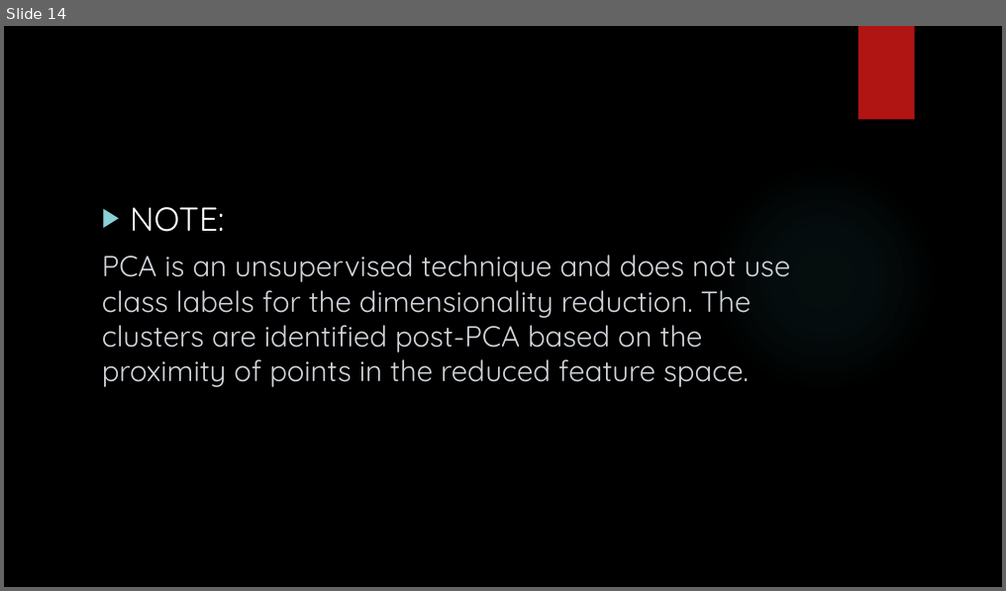
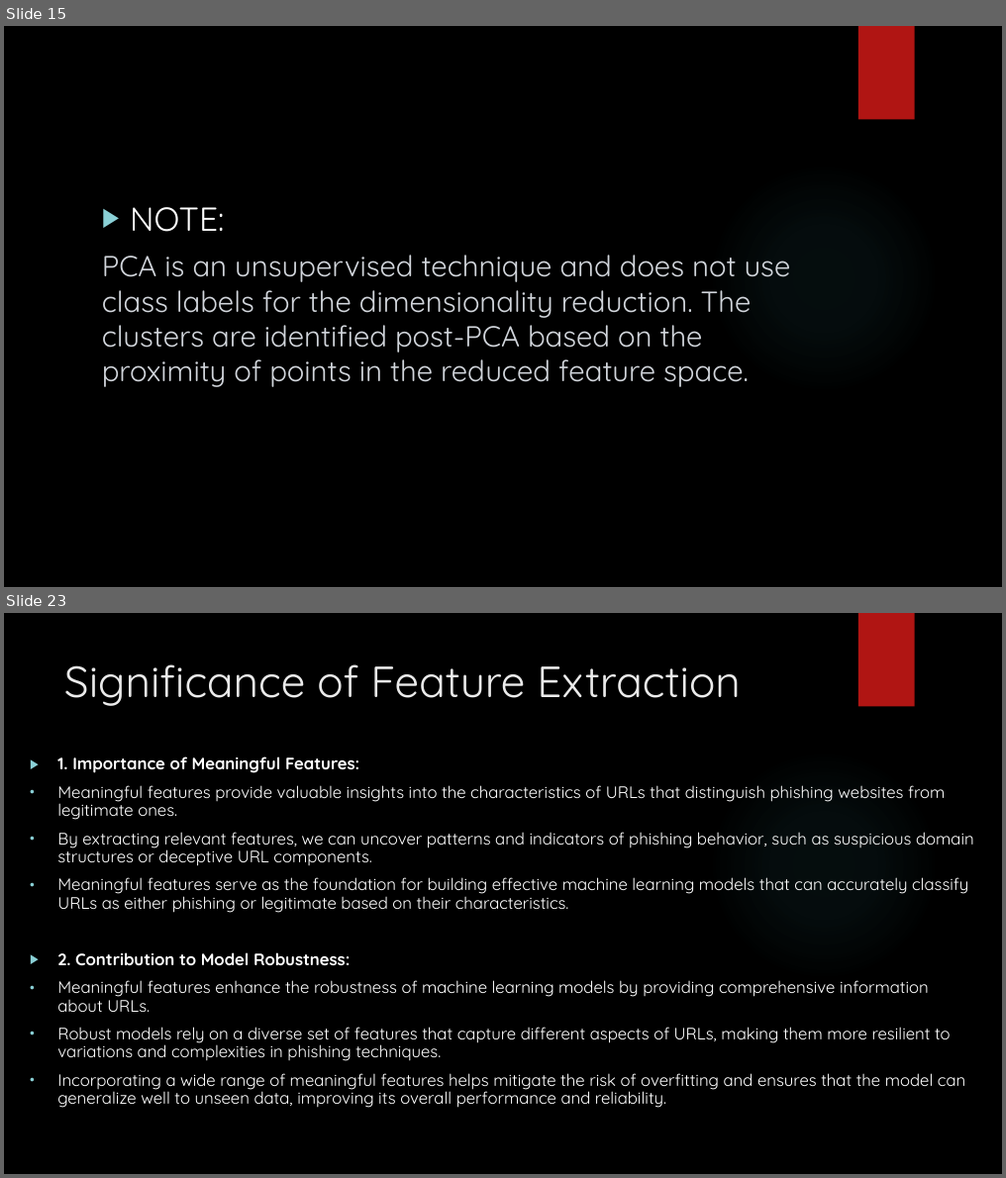
Before and after one commit to mpriyankapatil/ISU-Software_Project_2024, a slide deck: Week 4&5 Presentation.pptx. Shown one above the other, each under a label of ours: slide 14 before the commit, slides 15 and 23 after it; the slides between them are not shown. The pictures are 1006x591 and 1006x1178 pixels, drawn with LibreOffice and Linux fonts; fonts in the diff are those of the drawing; background and template pictures are left out. Boxes give left, top, right and bottom in pixels: in the first picture for what was removed or moved away, otherwise in the second. Text is boxed around its words. In the diff, an @@ line names an element or a change of style, - is before the commit and + after.

```diff
--- a/Week 4&5 Presentation.pptx
+++ b/Week 4&5 Presentation.pptx
@@ slide 23 added at [4,613,1002,1174], background picture (left out); not listed: 1 template element that a slide beside it also shows @@
@@ rectangle added at [858,613,915,707], fill #B01513 @@
@@ title added at [64,664,740,706], 42 pt, text #EBEBEB @@
+Significance of Feature Extraction
@@ text added at [57,757,974,1108], 16 pt, text #FFFFFF @@
+▶ 1. Importance of Meaningful Features:
+• Meaningful features provide valuable insights into the characteristics of URLs that distinguish phishing websites from legitimate ones.
+• By extracting relevant features, we can uncover patterns and indicators of phishing behavior, such as suspicious domain structures or deceptive URL components.
+• Meaningful features serve as the foundation for building effective machine learning models that can accurately classify URLs as either phishing or legitimate based on their characteristics.
+▶ 2. Contribution to Model Robustness:
+• Meaningful features enhance the robustness of machine learning models by providing comprehensive information about URLs.
+• Robust models rely on a diverse set of features that capture different aspects of URLs, making them more resilient to variations and complexities in phishing techniques.
+• Incorporating a wide range of meaningful features helps mitigate the risk of overfitting and ensures that the model can generalize well to unseen data, improving its overall performance and reliability.
@@ what was slide 14 is now slide 15 @@
```
Also in this commit, not shown: 3 slides changed, 9 other slides added.
